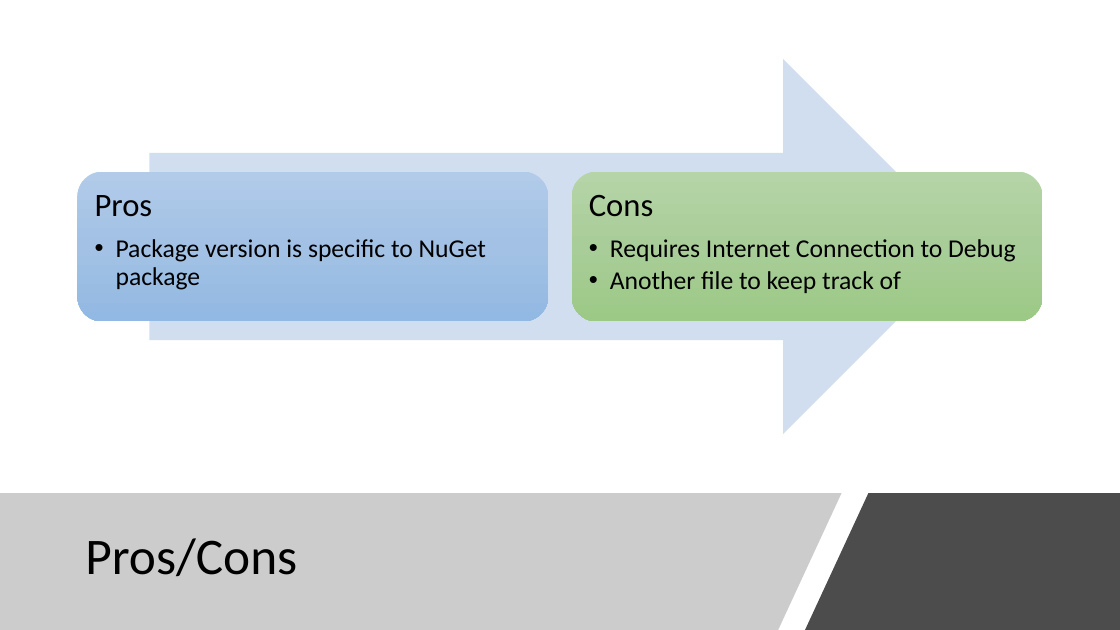
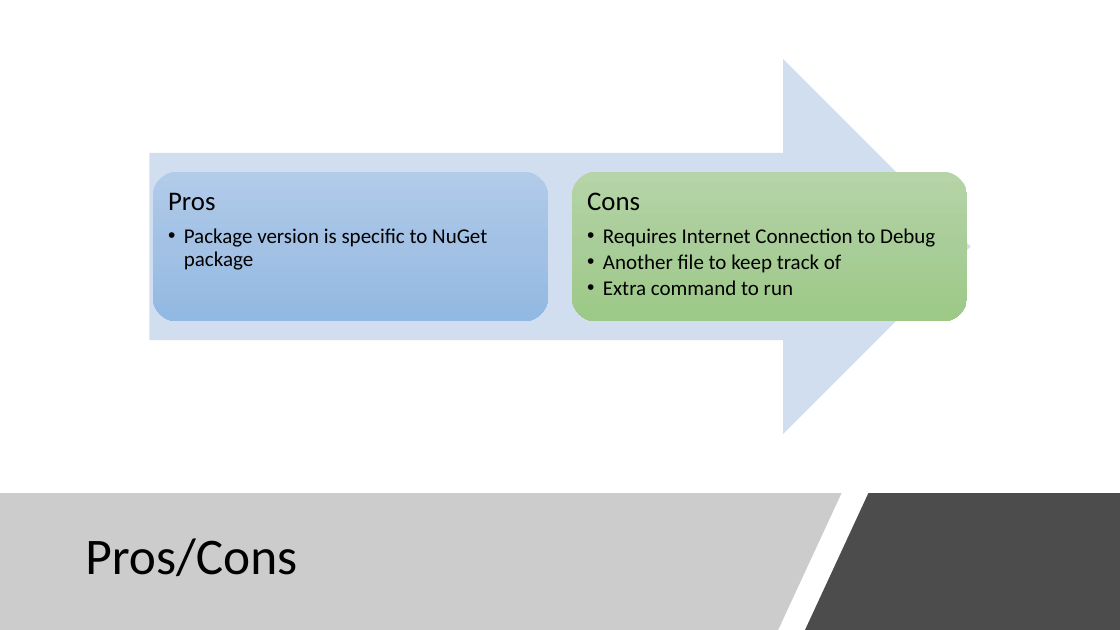
Before and after one commit to ProgrammerAL/Presentations-2019, a slide deck: slide 29 of 01-10 - ONETUG - Working with NuGet Packages/Presentation.pptx (slide 26 before the commit). Drawn at 1120x630 pixels with LibreOffice and Linux fonts; fonts in the diff are those of the drawing. Boxes give left, top, right and bottom in pixels: in the first picture for what was removed or moved away, otherwise in the second. Text is boxed around its words. In the diff, an @@ line names an element or a change of style, - is before the commit and + after.

```diff
--- a/01-10 - ONETUG - Working with NuGet Packages/Presentation.pptx
+++ b/01-10 - ONETUG - Working with NuGet Packages/Presentation.pptx
@@ rounded rectangle resized from (x1=77, y1=171, x2=548, y2=322) to (x1=153, y1=171, x2=549, y2=322) @@
@@ text "Pros" moved from (x1=95, y1=195, x2=486, y2=290) to (x1=168, y1=192, x2=487, y2=270) @@
@@ text "Pros" at (x1=168, y1=192, x2=487, y2=270): size 28 to 23 pt in "Pros"; size 22 to 18 pt; less space between paragraphs; indent changed @@
@@ rounded rectangle resized from (x1=572, y1=171, x2=1043, y2=322) to (x1=572, y1=171, x2=968, y2=322) @@
@@ text at (x1=587, y1=192, x2=935, y2=273): size 28 to 23 pt in "Cons"; size 22 to 18 pt in "Requires Internet Connection to Debug", "Another file to keep track of"; less space between paragraphs; indent changed @@
@@ text at (x1=603, y1=280, x2=793, y2=295): paragraph added @@
+  • Extra command to run
```
Also in this commit, not shown: 9 other slides changed, 9 slides added, 3 slides removed.
